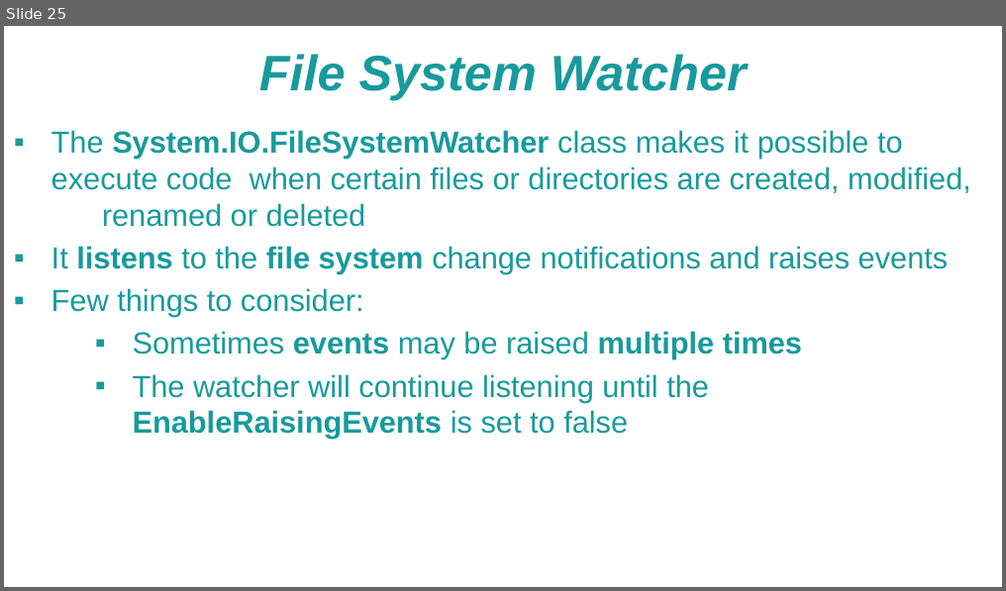
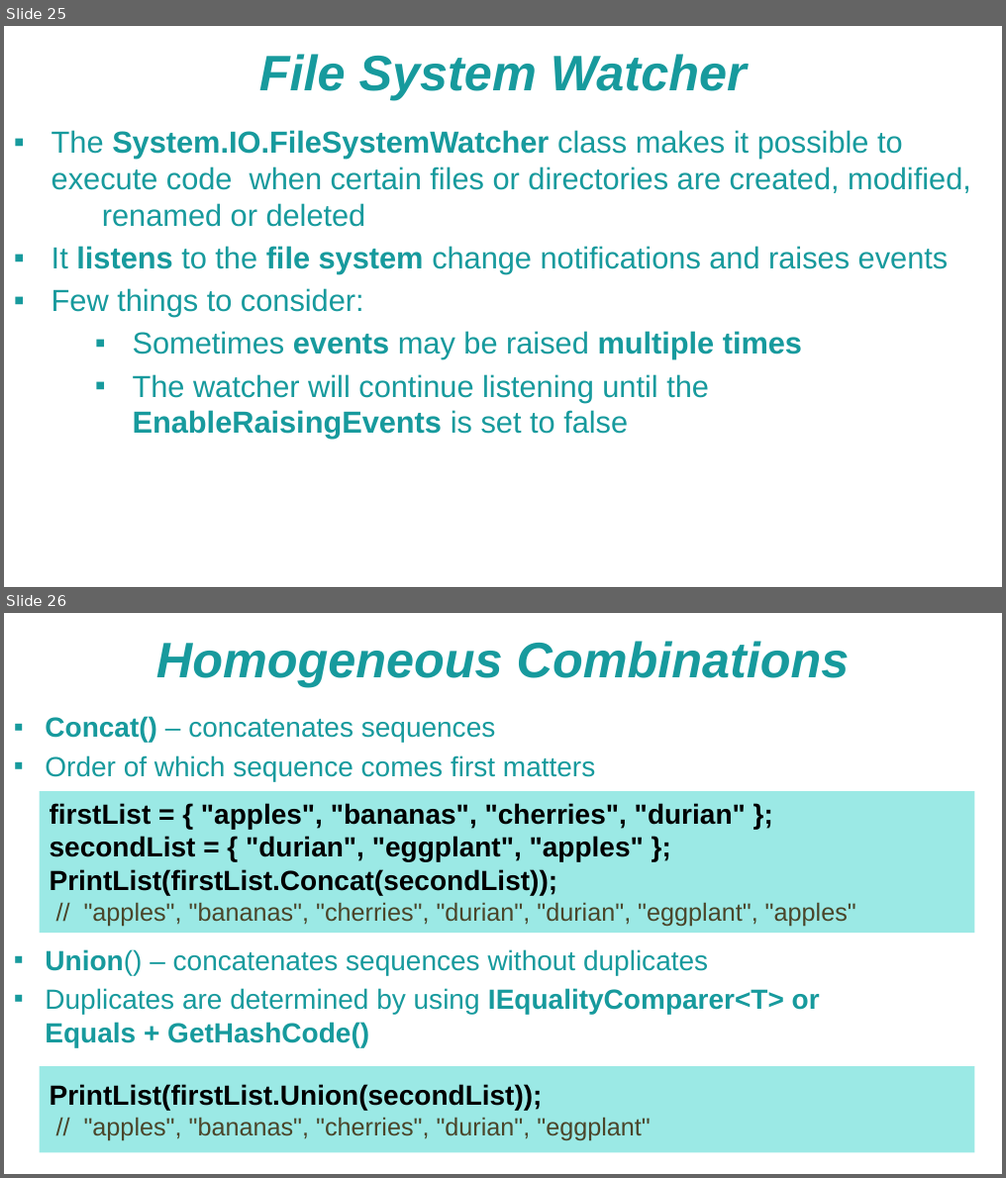
Before and after one commit to NaskoIT/CSharp-In-Depth, a slide deck: C# Tips and Tricks.pptx. Shown one above the other, each under a label of ours: slide 25 before the commit, slides 25 and 26 after it. The pictures are 1006x591 and 1006x1178 pixels, drawn with LibreOffice and Linux fonts; fonts in the diff are those of the drawing; background and template pictures are left out. Boxes give left, top, right and bottom in pixels: in the first picture for what was removed or moved away, otherwise in the second. Text is boxed around its words. In the diff, an @@ line names an element or a change of style, - is before the commit and + after.

Commit message:
CombineSequences

```diff
--- a/C# Tips and Tricks.pptx
+++ b/C# Tips and Tricks.pptx
@@ slide 26 added at box(4, 613, 1002, 1174), background picture (left out) @@
@@ text added at box(156, 641, 849, 687), 36 pt, text #179A9D, bold, italic @@
+Homogeneous Combinations
@@ text added at box(45, 716, 820, 1048), 20 pt, text #179A9D @@
+▪ Concat() – concatenates sequences
+▪ Order of which sequence comes first matters
+▪ Union() – concatenates sequences without duplicates
+▪ Duplicates are determined by using IEqualityComparer<T> or Equals + GetHashCode()
@@ rectangle added at box(39, 791, 974, 934), fill #38D4CD at 50% opacity, 20 pt, text #000000, bold @@
+firstList = { "apples", "bananas", "cherries", "durian" };
+secondList = { "durian", "eggplant", "apples" };
+PrintList(firstList.Concat(secondList));
+// "apples", "bananas", "cherries", "durian", "durian", "eggplant", "apples"
@@ rectangle added at box(39, 1066, 974, 1153), fill #38D4CD at 50% opacity, 18 pt, text #4A452A @@
+PrintList(firstList.Union(secondList));
+// "apples", "bananas", "cherries", "durian", "eggplant"
```
Also in this commit, not shown: 2 other slides added, 4 other files.
